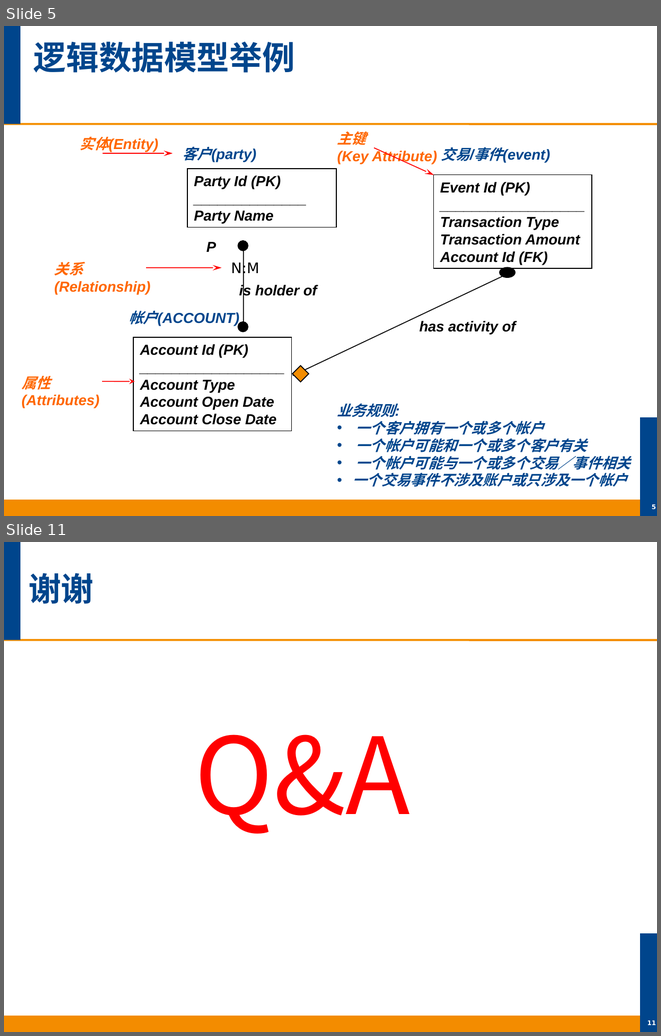
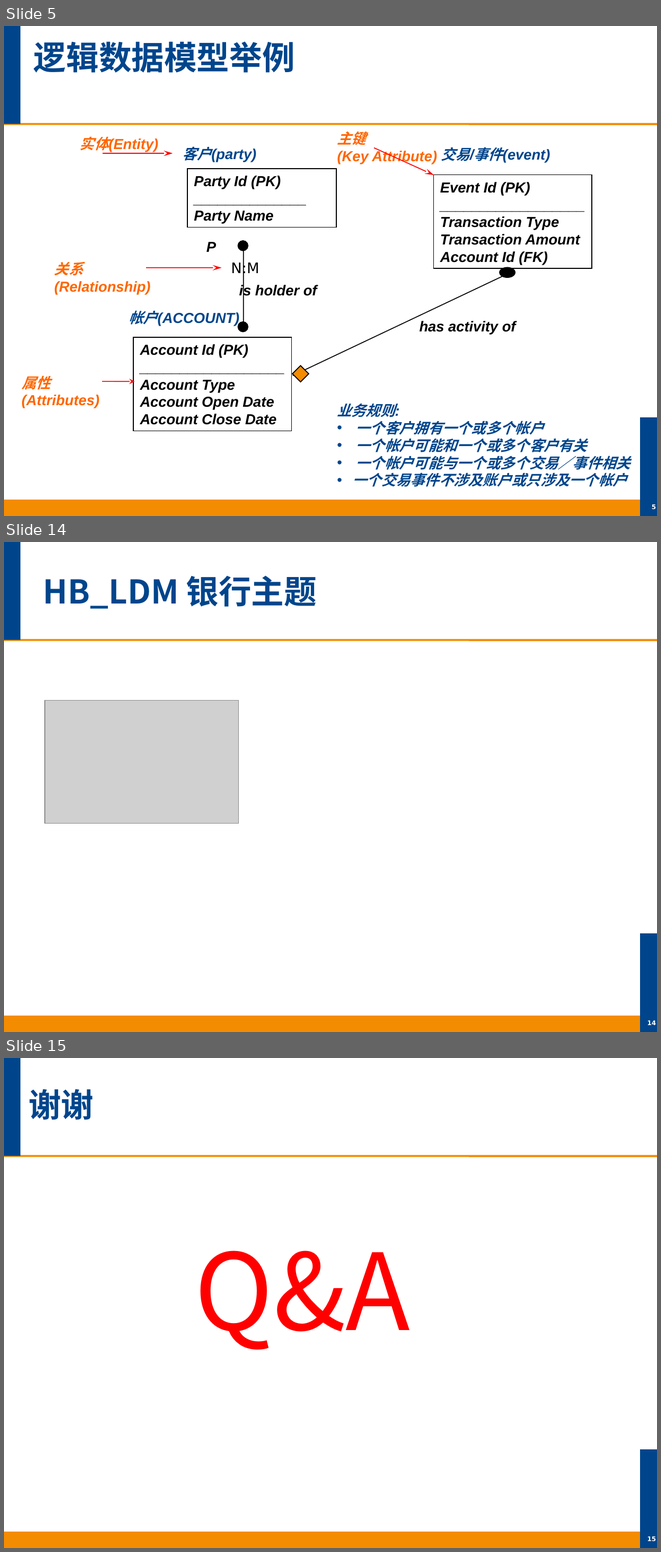
Before and after one commit to bici-liping/liping, a slide deck: HealthBank-LDM.PPT. Shown one above the other, each under a label of ours: slides 5 and 11 before the commit, slides 5, 14 and 15 after it; the slides between them are not shown. The pictures are 661x1036 and 661x1552 pixels, drawn with LibreOffice and Linux fonts; fonts in the diff are those of the drawing; grey boxes stand for pictures; background and template pictures are left out. Boxes give left, top, right and bottom in pixels: in the first picture for what was removed or moved away, otherwise in the second. Text is boxed around its words. In the diff, an @@ line names an element or a change of style, - is before the commit and + after.

```diff
--- a/HealthBank-LDM.PPT
+++ b/HealthBank-LDM.PPT
@@ slide 14 added at (4, 542, 657, 1032), background #FFFFFF; not listed: 4 template elements that a slide beside it also shows @@
@@ title added at (43, 575, 317, 609), 36 pt, text #00458C, bold @@
+HB_LDM 银行主题
@@ picture added at (45, 700, 239, 823) @@
@@ page number added at (647, 1020, 656, 1025), 7 pt, text #FFFFFF, bold @@
+14
@@ what was slide 11 is now slide 15 @@
@@ page number at (647, 1536, 656, 1541): text changed @@
-11
+15
```
Also in this commit, not shown: 7 slides changed, 3 other slides added, 1 other file.
